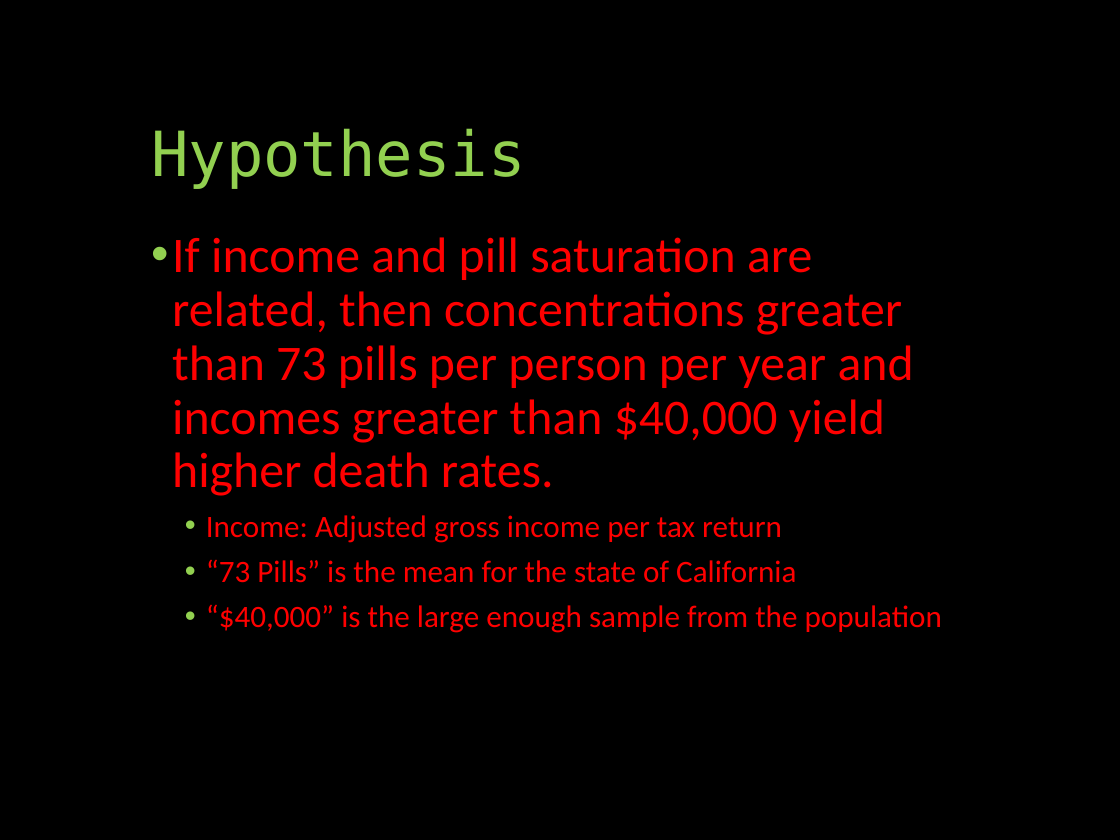
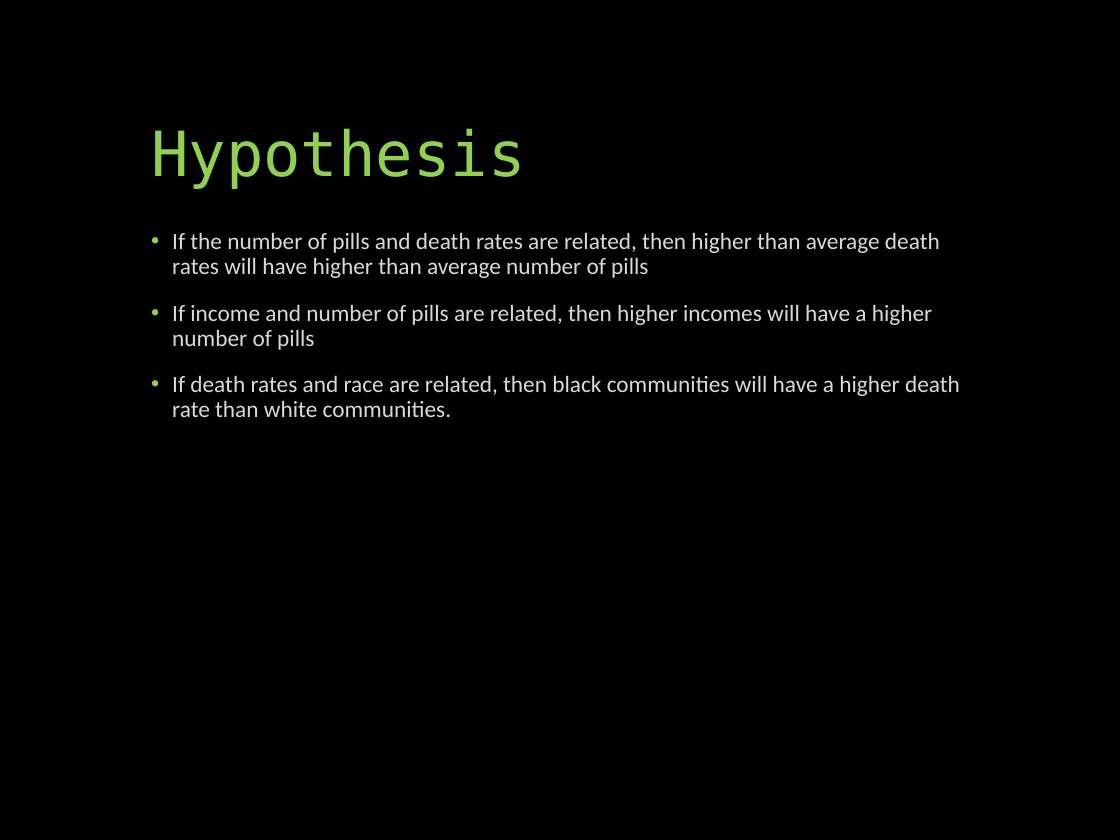
Before and after one commit to davidjaimes/pain-pills-in-the-usa, a slide deck: slide 3 of Prescription Pain Pills.pptx. Drawn at 1120x840 pixels with LibreOffice and Linux fonts; fonts in the diff are those of the drawing. Boxes give left, top, right and bottom in pixels: in the first picture for what was removed or moved away, otherwise in the second. Text is boxed around its words. In the diff, an @@ line names an element or a change of style, - is before the commit and + after.

Commit message:
Update Power Point

```diff
--- a/Prescription Pain Pills.pptx
+++ b/Prescription Pain Pills.pptx
@@ text at bbox=[172, 233, 960, 417]: text changed; size 32 to 15 pt; text colour #FF0000 to #D9D9D9 @@
-• If income and pill saturation are related, then concentrations greater than 73 pills per person per year and incomes greater than $40,000 yield higher death rates.
-  • Income: Adjusted gross income per tax return
-  • “73 Pills” is the mean for the state of California
-  • “$40,000” is the large enough sample from the population
+• If the number of pills and death rates are related, then higher than average death rates will have higher than average number of pills
+• If income and number of pills are related, then higher incomes will have a higher number of pills
+• If death rates and race are related, then black communities will have a higher death rate than white communities.
```
